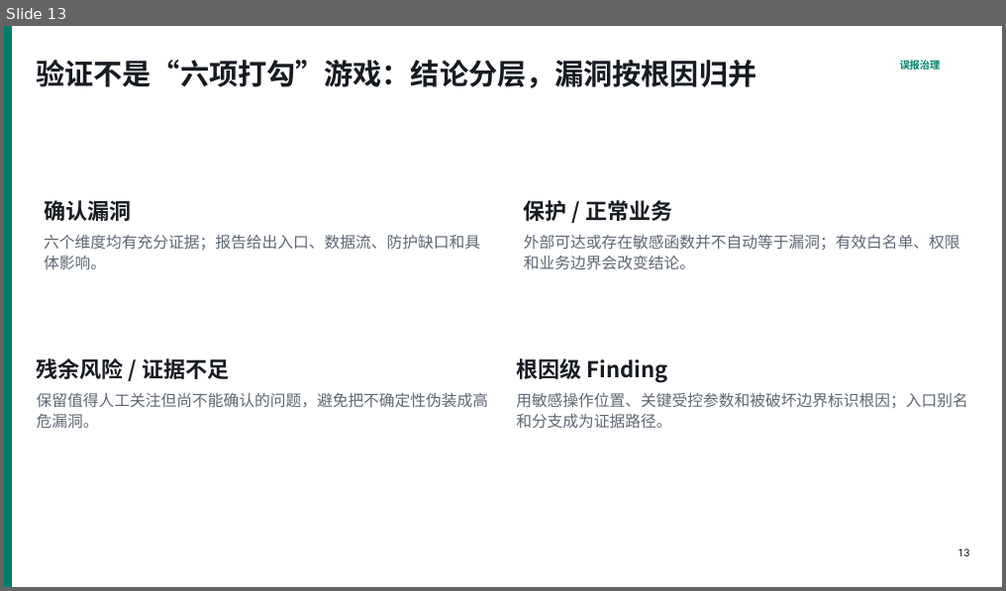
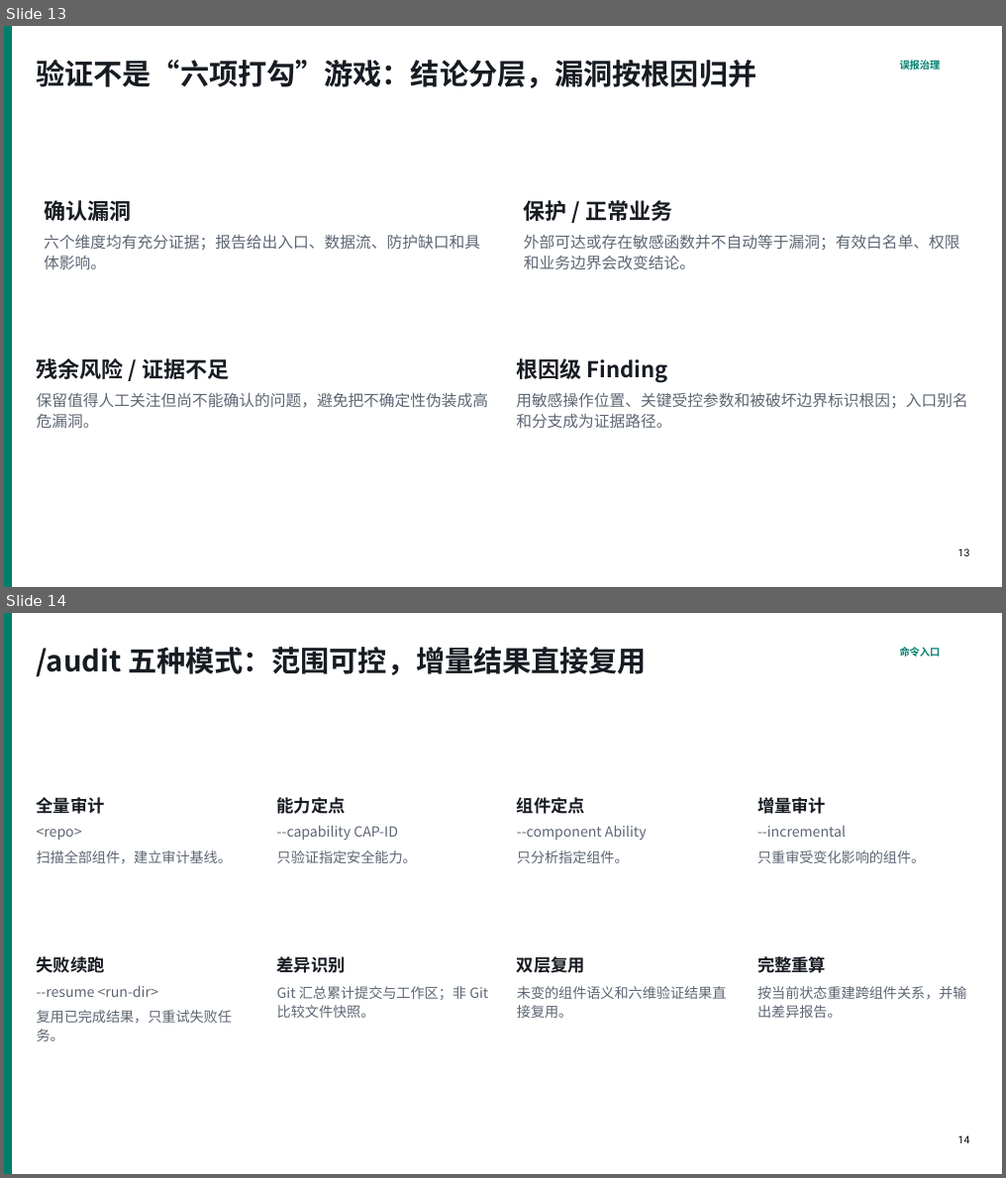
Before and after one commit to JiJunmo/harmonySecAnalyzer, a slide deck: harmonySecAnalyzer-v3-upgrade-roadmap.pptx. Shown one above the other, each under a label of ours: slide 13 before the commit, slides 13 and 14 after it. The pictures are 1006x591 and 1006x1178 pixels, drawn with LibreOffice and Linux fonts; fonts in the diff are those of the drawing. Boxes give left, top, right and bottom in pixels: in the first picture for what was removed or moved away, otherwise in the second. Text is boxed around its words. In the diff, an @@ line names an element or a change of style, - is before the commit and + after.

Commit message:
Add incremental audit workflow

```diff
--- a/harmonySecAnalyzer-v3-upgrade-roadmap.pptx
+++ b/harmonySecAnalyzer-v3-upgrade-roadmap.pptx
@@ slide 14 added at (x1=4, y1=613, x2=1002, y2=1174), background #FFFFFF @@
@@ rectangle added at (x1=4, y1=613, x2=11, y2=1174), fill #007F6D, outline #007F6D 0 pt @@
@@ text added at (x1=37, y1=647, x2=647, y2=677), 27.8 pt, text #171B22, bold @@
+/audit 五种模式：范围可控，增量结果直接复用
@@ text added at (x1=900, y1=647, x2=941, y2=657), 9.8 pt, text #007F6D, bold @@
+命令入口
@@ text added at (x1=37, y1=797, x2=232, y2=864), 13.5 pt, text #5D6673 @@
+全量审计
+<repo>
+扫描全部组件，建立审计基线。
@@ text added at (x1=277, y1=797, x2=417, y2=863), 13.5 pt, text #5D6673 @@
+能力定点
+--capability CAP-ID
+只验证指定安全能力。
@@ text added at (x1=517, y1=797, x2=647, y2=863), 13.5 pt, text #5D6673 @@
+组件定点
+--component Ability
+只分析指定组件。
@@ text added at (x1=757, y1=797, x2=925, y2=863), 13.5 pt, text #5D6673 @@
+增量审计
+--incremental
+只重审受变化影响的组件。
@@ text added at (x1=37, y1=957, x2=232, y2=1042), 13.5 pt, text #5D6673 @@
+失败续跑
+--resume <run-dir>
+复用已完成结果，只重试失败任务。
@@ text added at (x1=277, y1=957, x2=488, y2=1018), 13.5 pt, text #5D6673 @@
+差异识别
+Git 汇总累计提交与工作区；非 Git 比较文件快照。
@@ text added at (x1=517, y1=957, x2=727, y2=1018), 13.5 pt, text #5D6673 @@
+双层复用
+未变的组件语义和六维验证结果直接复用。
@@ text added at (x1=757, y1=957, x2=967, y2=1019), 13.5 pt, text #5D6673 @@
+完整重算
+按当前状态重建跨组件关系，并输出差异报告。
@@ text added at (x1=958, y1=1136, x2=970, y2=1144), 10 pt, text #000000 @@
+14
```
Also in this commit, not shown: 1 slide changed, 1 slide removed, 22 other files.
